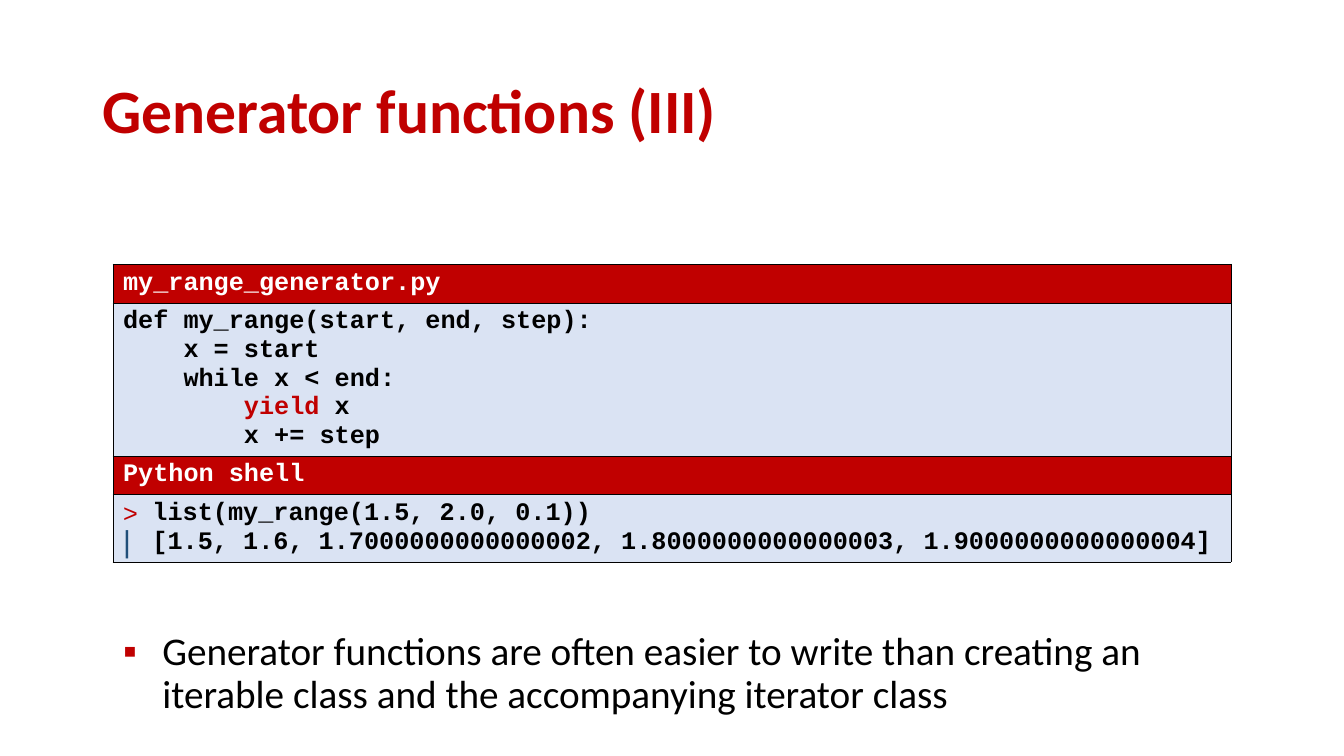
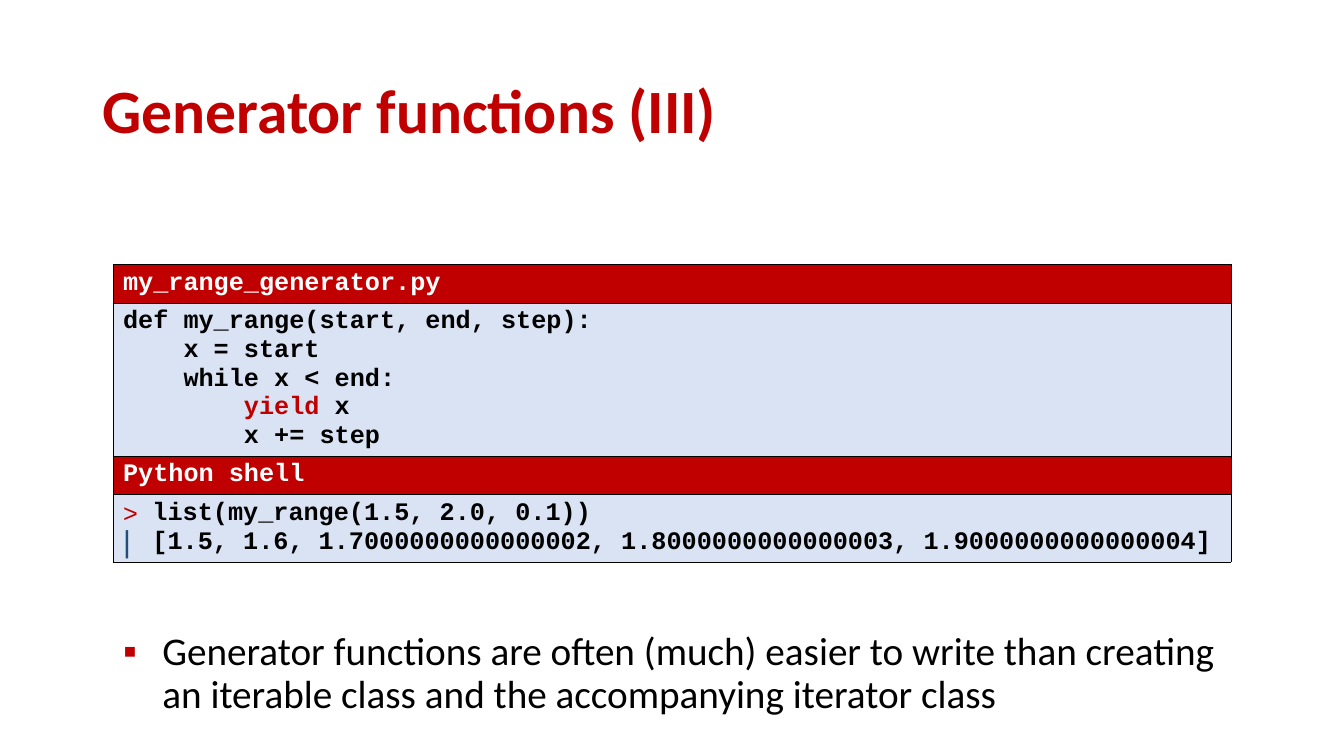
Before and after one commit to gsbrodal/gsbrodal.github.io, a slide deck: slide 22 of ipsa/slides/generator.pptx. Drawn at 1344x756 pixels with LibreOffice and Linux fonts; fonts in the diff are those of the drawing. Boxes give left, top, right and bottom in pixels: in the first picture for what was removed or moved away, otherwise in the second. Text is boxed around its words. In the diff, an @@ line names an element or a change of style, - is before the commit and + after.

Commit message:
all-slides-with-answers.pdf all-slides.pdf generator.pdf generator.pptx

```diff
--- a/ipsa/slides/generator.pptx
+++ b/ipsa/slides/generator.pptx
@@ text at [162,636,1214,715]: text changed @@
-▪ Generator functions are often easier to write than creating an iterable class and the accompanying iterator class
+▪ Generator functions are often (much) easier to write than creating an iterable class and the accompanying iterator class
```
Also in this commit, not shown: 4 other slides changed, 3 other files.
